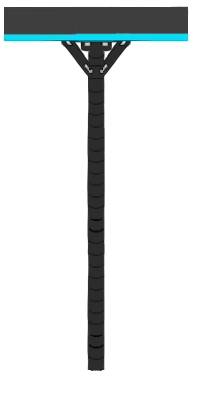
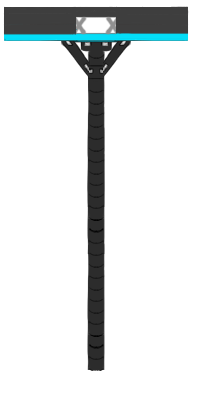
Comparing the layer stacks of the two (200, 415) images. Changes:
added layer "Calque 20" above "Calque 5" over 76, 16, 116, 35
painted on "Calque 5" over 76, 16, 116, 34
